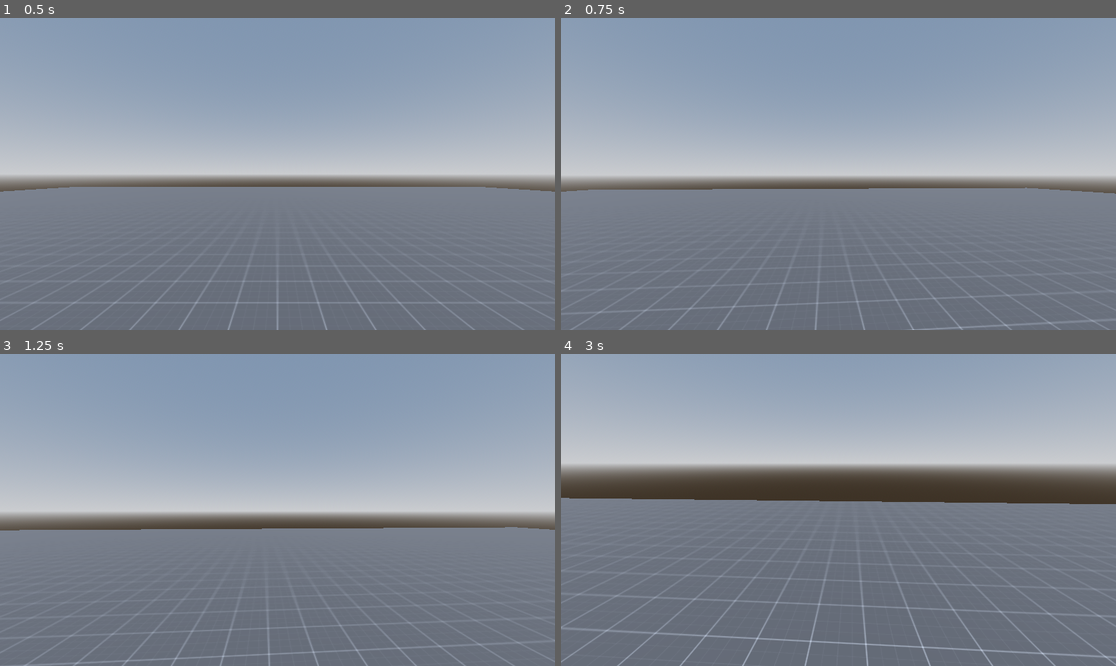
Above: before the commit, frames 1-4 (two rows, left to right).
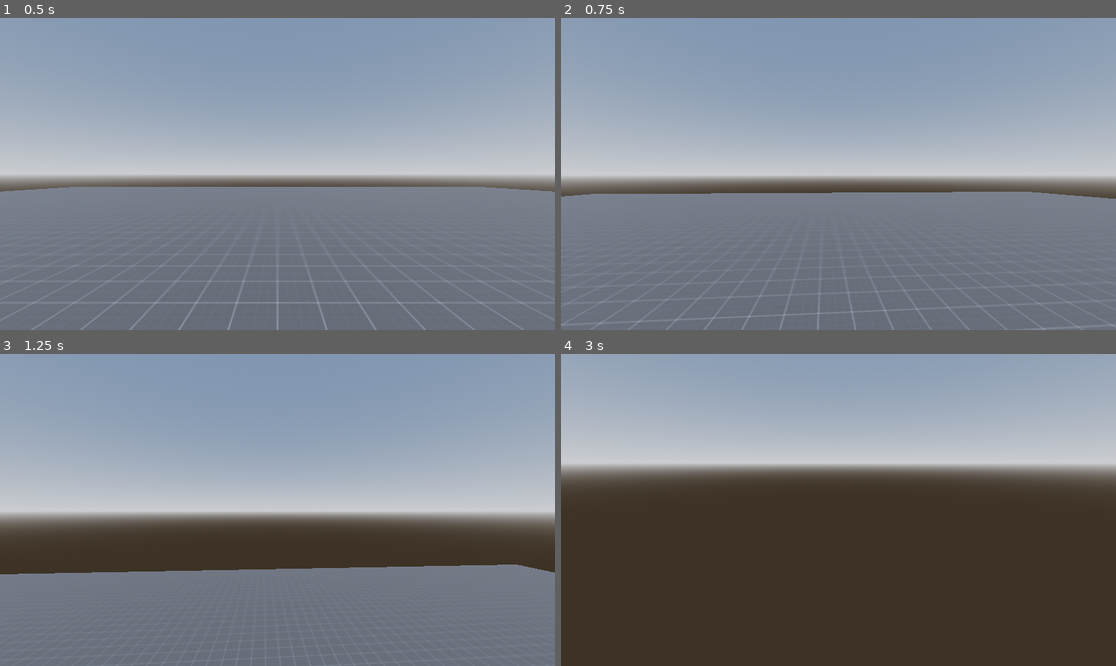
Above: after the commit, the same moments.

Repository: Supergames207/Attraction
Game: Godot game, scene res://scenes/main.tscn
Two runs of this game, one before a commit and one after it. Both use one fixed random seed, a clock stepped at 60 frames per second and the inputs below.
Inputs (mouse positions are in pixels of both pictures, inside the frame that each line leads up to):
- Up to frame 1 (0.5 s): no input
- Up to frame 2 (0.75 s): tap Enter at 0.5 s; move the mouse to (866, 174) at 0.52 s; hold W (forward) from 0.53 s (still down); tap Space (jump) at 0.6 s
- Up to frame 3 (1.25 s): keep holding W (forward); tap Space (jump) at 0.77, 1.07 s
- Up to frame 4 (3 s): move the mouse to (810, 510) at 1.27 s; tap Tab (Tab) at 1.35, 2.85 s; tap Space (jump) at 1.52, 1.55, 1.82, 2.1 s; move the mouse to (894, 441) at 2.02 s; release W (forward) at 2.03 s; hold D (right) 2.03-2.78 s; move the mouse to (810, 572) at 2.77 s; hold W (forward) from 2.78 s (still down)

Frame 1 is identical in both runs. In frame 2, 2.0% of the frame differs, in the area x 0-100%, y 54-100%; in frame 3, 13%; in frame 4, 53%, in the area x 0-100%, y 46-100%.

Commit message:
Basic Jump

Diff:
--- a/prefabs/player/Player.gd
+++ b/prefabs/player/Player.gd
@@ -2,7 +2,7 @@
 
 const SPEED: float = 160;
 const DRAG: float = 0.8;
-const JUMP_POWER: float = 200;
+const JUMP_POWER: float = 4;
 const GRAVITY: float = 7;
 
 @onready var X_rot = $X_rotation
@@ -28,4 +28,6 @@
 	velocity += SPEED * delta * rotated_direction
 	velocity *= Vector3(DRAG, 1, DRAG)
 	velocity.y += -GRAVITY*delta
+	if Input.is_action_just_pressed("jump"):
+		velocity.y += JUMP_POWER
 	move_and_slide()
